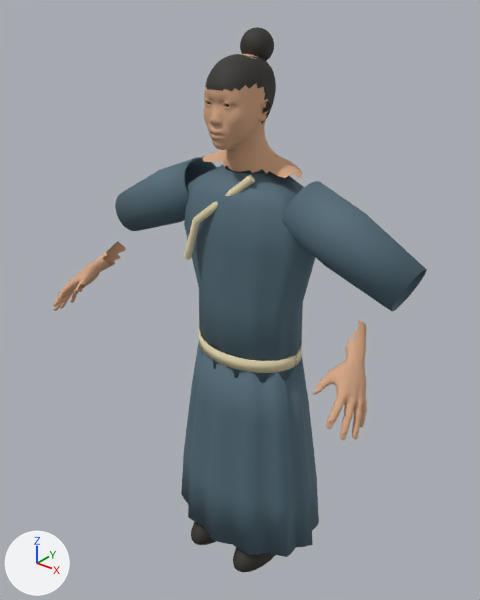
The glTF model assets/kit/architecture/resident-male.glb: old version first, new version second.
Before and after are seen from a 50 mm lens placed at (1.162, -1.418, 1.921), pointed at (-0.016, 0.055, 1.009). Arrows for +X, +Y and +Z are at lower left; the lights stay in place. The first picture is the older version. Vertices at exactly the same position are counted once.

In view in the first picture: 'diagonal collar seam', 'round collar resident belt', 'round collar resident fitted natural scalp hair', 'round collar resident natural adult head neck and hands', 'round collar resident pleated skirt or robe', 'round collar resident shaped upper garment', 'round collar resident sleeve', 'round collar resident sleeve.001', 'tied hair' and 2 more.
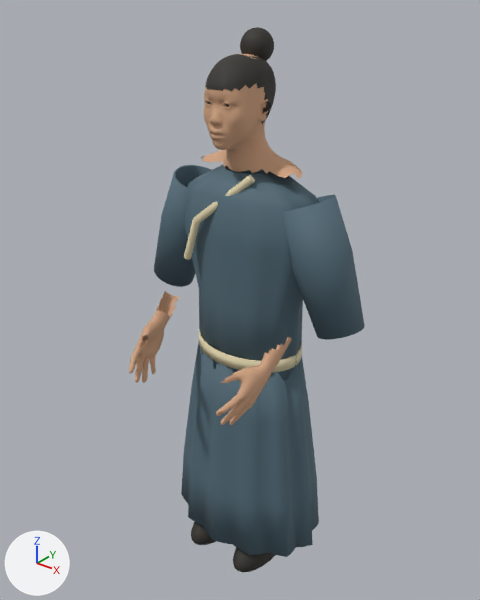
Location of each change, [x1, y1, x2, y2] in pixels of the pictures (480 x 600 px; the box of a moved part takes in the faces that stretch with it):
'round collar resident sleeve.001', moved, turned: before [281, 181, 427, 311]; after [282, 195, 365, 340]
'round collar resident natural adult head neck and hands', reshaped (45% narrower): before [53, 54, 367, 440]; after [129, 54, 302, 425]
'round collar resident sleeve', moved, turned: before [115, 157, 217, 231]; after [154, 165, 211, 287]
part 1 of me_round_collar_resident_natural_adult_head_neck_and_hands, moved or reshaped: before [53, 241, 127, 311]; after [129, 291, 179, 383]
part 2 of me_round_collar_resident_natural_adult_head_neck_and_hands, moved or reshaped: before [312, 320, 367, 440]; after [216, 337, 292, 425]

The edits, one by one:
me_round_collar_resident_natural_adult_head_neck_and_hands is used by ob_round_collar_resident_natural_adult_head_neck_and_hands; location (0.0, 0.084, 0.0).
me_round_collar_resident_natural_adult_head_neck_and_hands had 7745 vertices, 15308 faces and spanned x -0.569..0.569, y -0.368..0.075, z 0.916..1.74.
me_round_collar_resident_natural_adult_head_neck_and_hands now has 7745 vertices, 15308 faces and spans x -0.245..0.245, y -0.368..0.075, z 0.778..1.74.
me_round_collar_resident_natural_adult_head_neck_and_hands part 1: the loose piece of 1649 vertices spanning x -0.569..-0.45, y -0.368..-0.096, z 0.916..1.132 is turned -44 degrees about the y axis through its middle, then moved by (0.301, 0.0, -0.129).
me_round_collar_resident_natural_adult_head_neck_and_hands part 2: the loose piece of 1649 vertices spanning x 0.45..0.569, y -0.368..-0.096, z 0.916..1.132 is turned 44 degrees about the y axis through its middle, then moved by (-0.301, 0.0, -0.129).
Object 'round collar resident sleeve' (ob_round_collar_resident_sleeve) moves from (-0.18, 0.084, 1.35) to (-0.198, 0.084, 1.359).
Object 'round collar resident sleeve' (ob_round_collar_resident_sleeve) turns from (0, -115, 0) to (0, -159, 0) degrees about x, y and z.
Object 'round collar resident sleeve.001' (ob_round_collar_resident_sleeve_001) moves from (0.18, 0.084, 1.35) to (0.198, 0.084, 1.359).
Object 'round collar resident sleeve.001' (ob_round_collar_resident_sleeve_001) turns from (0, 115, 0) to (0, 159, 0) degrees about x, y and z.
